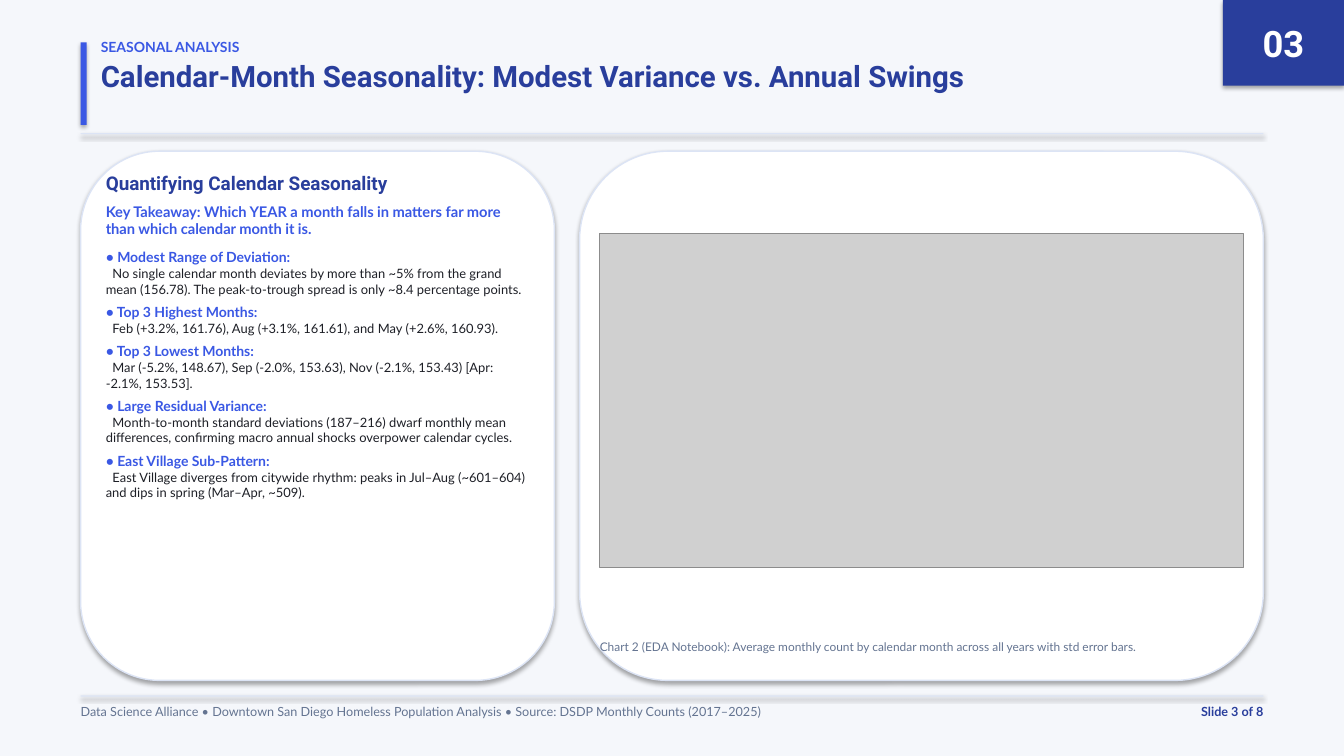
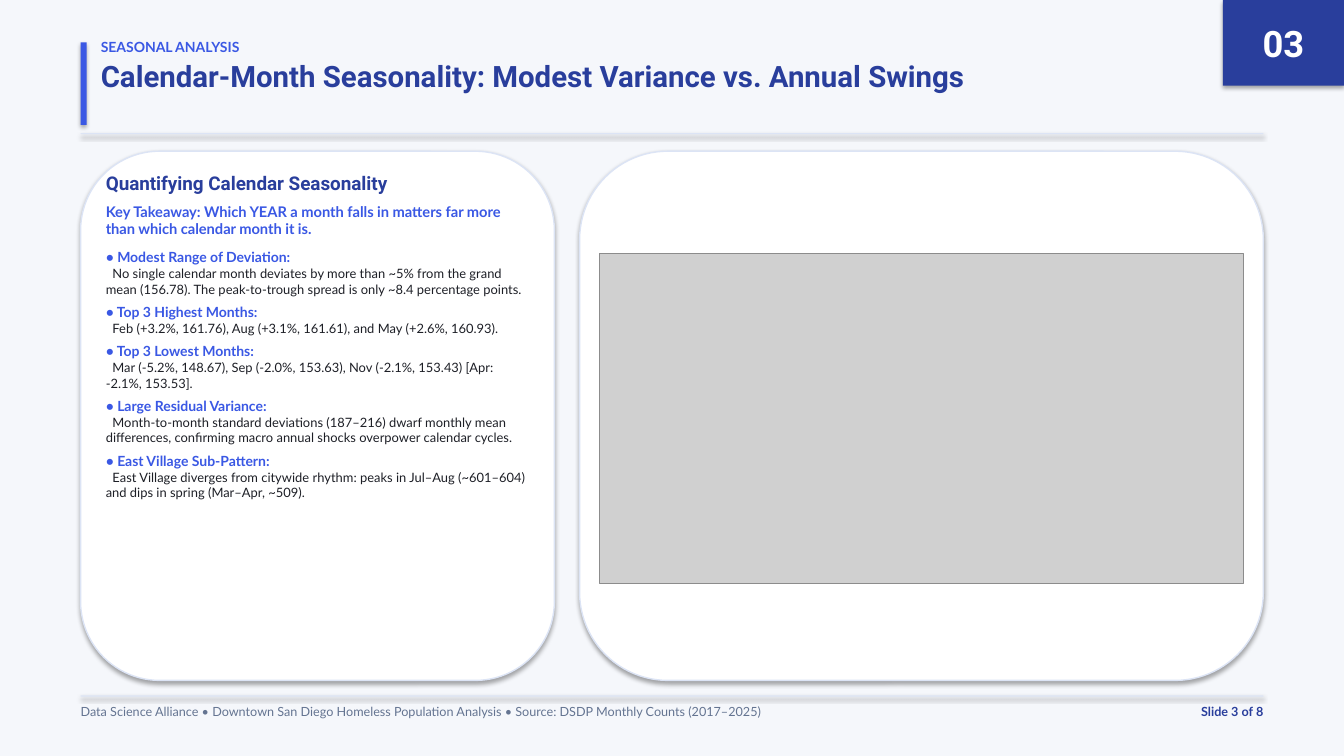
Before and after one commit to CapMorningStar/Downtown-Homeless-Analysis, a slide deck: slide 3 of EDA_Presentation.pptx. Drawn at 1344x756 pixels with LibreOffice and Linux fonts; fonts in the diff are those of the drawing; grey boxes stand for pictures. Boxes give left, top, right and bottom in pixels: in the first picture for what was removed or moved away, otherwise in the second. Text is boxed around its words. In the diff, an @@ line names an element or a change of style, - is before the commit and + after.

```diff
--- a/EDA_Presentation.pptx
+++ b/EDA_Presentation.pptx
@@ picture: place and size @@
-picture at (600, 234, 1243, 568)
+picture at (600, 253, 1243, 583)
@@ text removed at (600, 642, 1136, 654) @@
-Chart 2 (EDA Notebook): Average monthly count by calendar month across all years with std error bars.
```
Also in this commit, not shown: 6 other slides changed, 4 other files.
